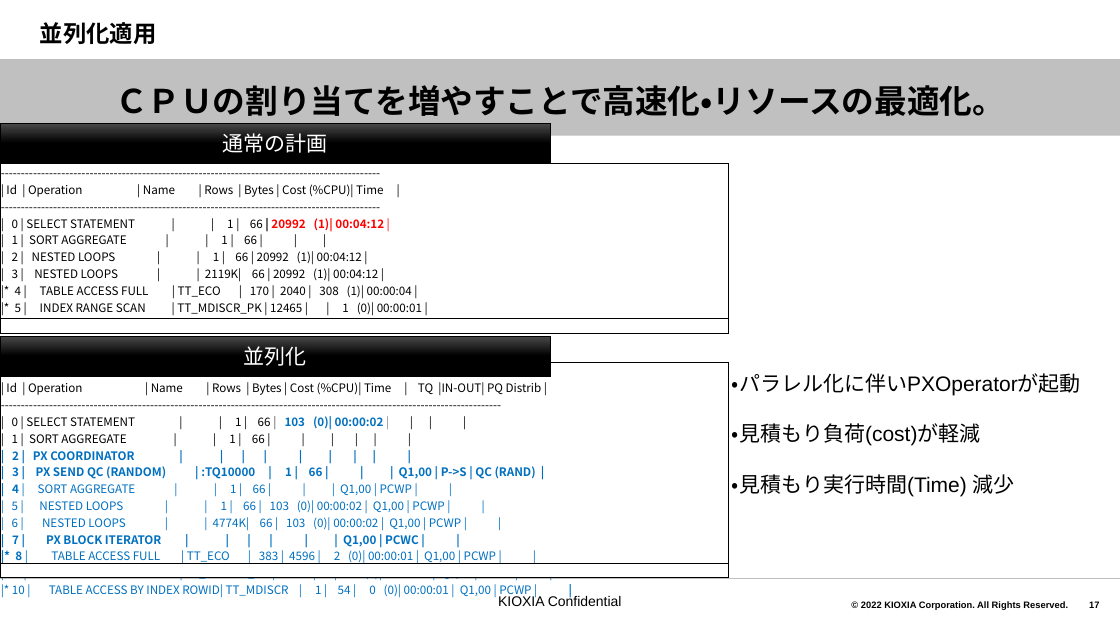
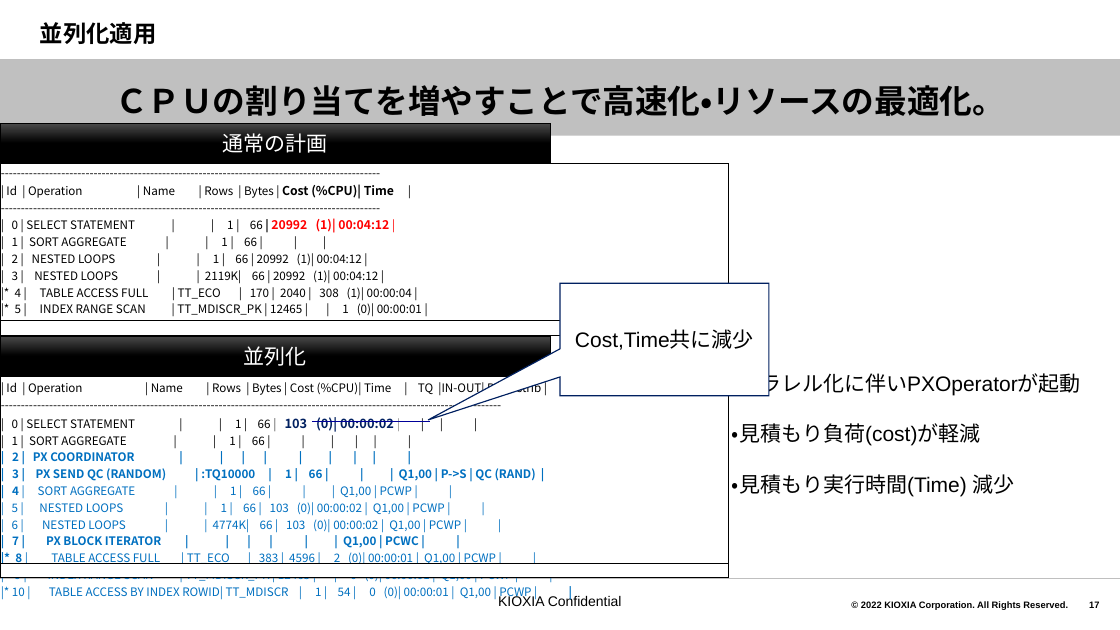
Before and after one commit to akiragm/Shared-Files, a slide deck: slide 17 of oaracle各種ツールの導入について5.pptx. Drawn at 1120x630 pixels with LibreOffice and Linux fonts; fonts in the diff are those of the drawing; background and template pictures are left out. Boxes give left, top, right and bottom in pixels: in the first picture for what was removed or moved away, otherwise in the second. Text is boxed around its words. In the diff, an @@ line names an element or a change of style, - is before the commit and + after.

```diff
--- a/oaracle各種ツールの導入について5.pptx
+++ b/oaracle各種ツールの導入について5.pptx
@@ table at <box>0,164,728,335</box> @@
@@ size 10 to 10.5 pt in "Cost (%CPU)| Time", "20992 (1)| 00:04:12" @@
@@ bold on in "Cost (%CPU)| Time" @@
@@ speech box added at <box>560,283,770,396</box>, fill #FFFFFF, outline #002060 1 pt, 18 pt, text #000000 @@
+Cost,Time共に減少
@@ table at <box>0,362,728,604</box> @@
@@ size 10 to 11 pt, text colour #0070C0 to #002060 in "103 (0)| 00:00:02" @@
@@ line added from (312, 422) to (430, 422), #000099 0.5 pt @@
```
Also in this commit, not shown: 8 other slides changed, 3 other files.
